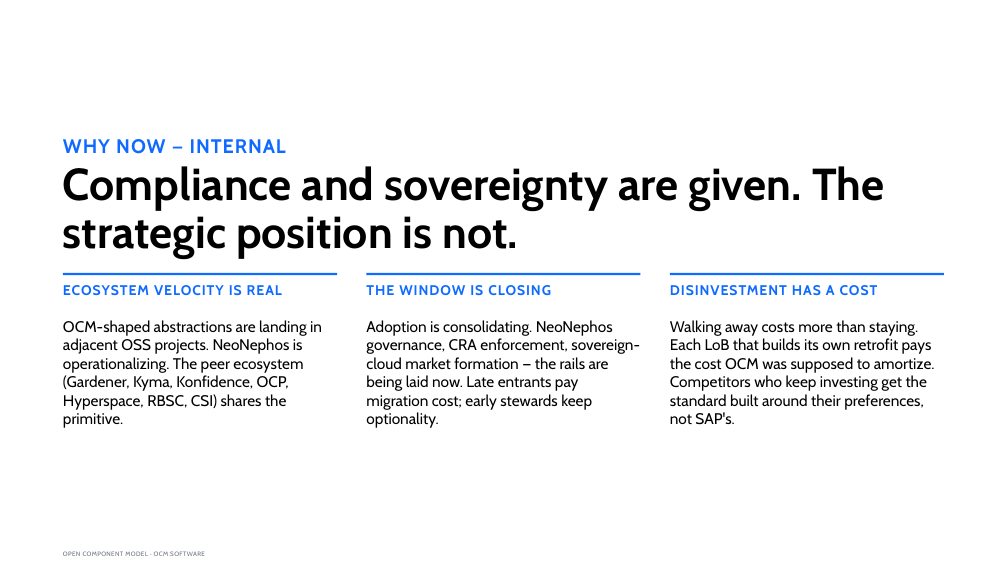
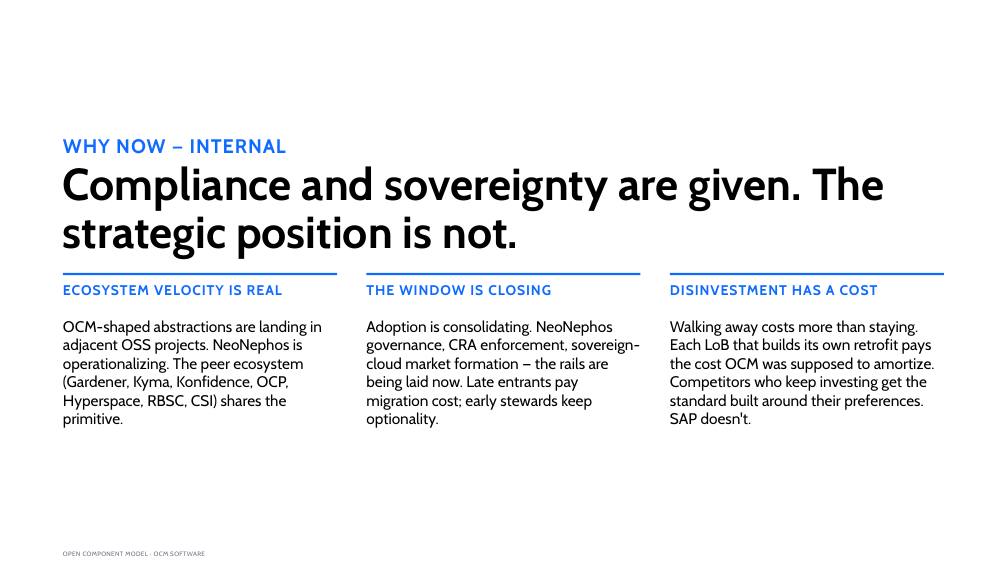
Before and after one commit to morri-son/open-component-model, a slide deck: slide 2 of docs/community/marketing/decks/exec-phase1/OCM-Sovereign-Delivery-Internal-Sponsor.pptx. Drawn at 1008x567 pixels with LibreOffice and Linux fonts; fonts in the diff are those of the drawing. Boxes give left, top, right and bottom in pixels: in the first picture for what was removed or moved away, otherwise in the second. Text is boxed around its words. In the diff, an @@ line names an element or a change of style, - is before the commit and + after.

```diff
--- a/docs/community/marketing/decks/exec-phase1/OCM-Sovereign-Delivery-Internal-Sponsor.pptx
+++ b/docs/community/marketing/decks/exec-phase1/OCM-Sovereign-Delivery-Internal-Sponsor.pptx
@@ text at (670,320,935,425): text changed @@
-Walking away costs more than staying. Each LoB that builds its own retrofit pays the cost OCM was supposed to amortize. Competitors who keep investing get the standard built around their preferences, not SAP's.
+Walking away costs more than staying. Each LoB that builds its own retrofit pays the cost OCM was supposed to amortize. Competitors who keep investing get the standard built around their preferences. SAP doesn't.
```
Also in this commit, not shown: 3 other slides changed, 1 slide added, 1 slide removed, 10 other files.
